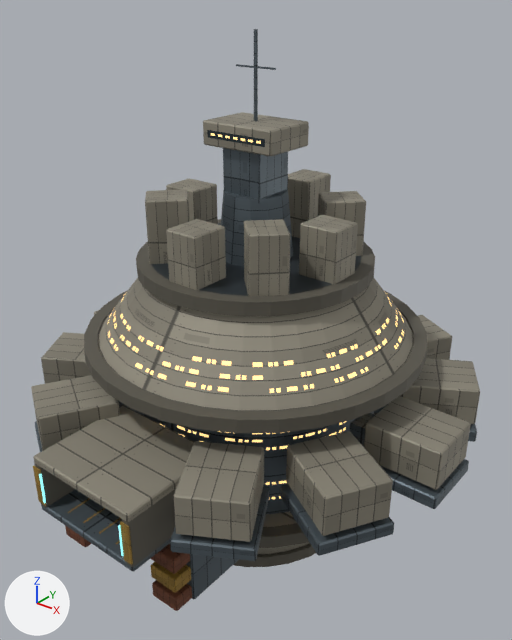
The glTF model assets/models/stations/haven.glb, before and after one commit.
Both versions are drawn from a 50 mm camera at (115.5, -144.2, 111.6) aimed at (-0.5, 0.8, 21.7). The lights are fixed; the arrows at lower left show +X, +Y and +Z. The first picture is the older version. Where no turn or scale is listed for an object, it has been applied to the vertices. Vertices at exactly the same position are counted once.

In view in the first picture: 'haven / gold.007', 'haven / ivory.008', 'haven / rust.007', 'haven / steel.007', 'haven / warm.007' and 2 more.
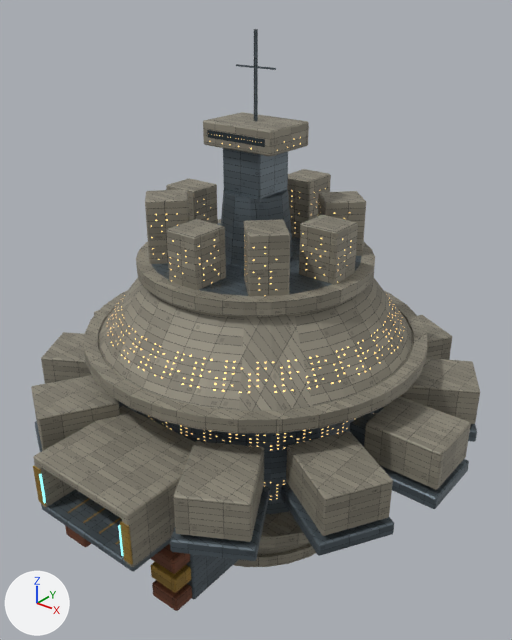
Pixel boxes [x1, y1, x2, y2] of what changed, in the pictures (512 x 640 px):
part 1 of me_cone_815, surface changed: [34, 117, 478, 567] in both
part 2 of me_habitation_window_7123, deleted: before [107, 296, 404, 499]
part 3 of me_habitation_window_7123, added: after [107, 188, 404, 393]
part 4 of me_habitation_window_7123, reshaped (mostly hidden): after [154, 421, 348, 500]
part 5 of me_habitation_window_7123, reshaped: before [211, 133, 261, 144]; after [209, 134, 301, 151]

The change in detail:
me_cone_815 is used by ob_haven___ivory_008; location (0.0, 0.0, -29.6).
me_cone_815 had 1272 vertices, 2284 faces and spanned x -63.6..63.6, y -66.7..63.6, z -11.7..108.0.
me_cone_815 now has 1320 vertices, 2372 faces and spans x -63.6..63.6, y -66.7..63.6, z -11.7..108.0.
me_cone_815 part 1: 2284 kept faces spanning x -63.6..63.6, y -66.7..63.6, z -11.7..108.0 get new texture (UV) coordinates.
Edits to the shape of me_cone_815 do not show in these pictures.
me_habitation_window_7123 is used by ob_haven___warm_007; location (0.0, 0.0, 0.0).
me_habitation_window_7123 had 1580 vertices, 846 faces and spanned x -41.9..41.5, y -42.1..42.1, z -13.6..75.6.
me_habitation_window_7123 now has 8880 vertices, 4800 faces and spans x -42.2..42.0, y -63.4..42.2, z -13.6..75.4.
me_habitation_window_7123 part 2: 361 loose pieces with 1444 vertices, spanning x -41.9..41.5, y -42.1..42.1, z -13.6..29.2, are deleted.
me_habitation_window_7123 part 3: 4484 vertices added at x -42.2..42.0, y -42.0..42.2, z 23.5..56.3.
me_habitation_window_7123 part 4: 80 vertices removed from x -35.7..35.3, y -35.7..35.8, z -13.6..-12.8; 4104 vertices added at x -35.9..35.9, y -63.4..35.9, z -13.6..8.3.
me_habitation_window_7123 part 5: 56 vertices removed from x -8.1..8.1, y -8.2..-8.1, z 75.0..75.6; 292 vertices added at x -11.2..11.2, y -8.2..8.1, z 73.3..75.4.
